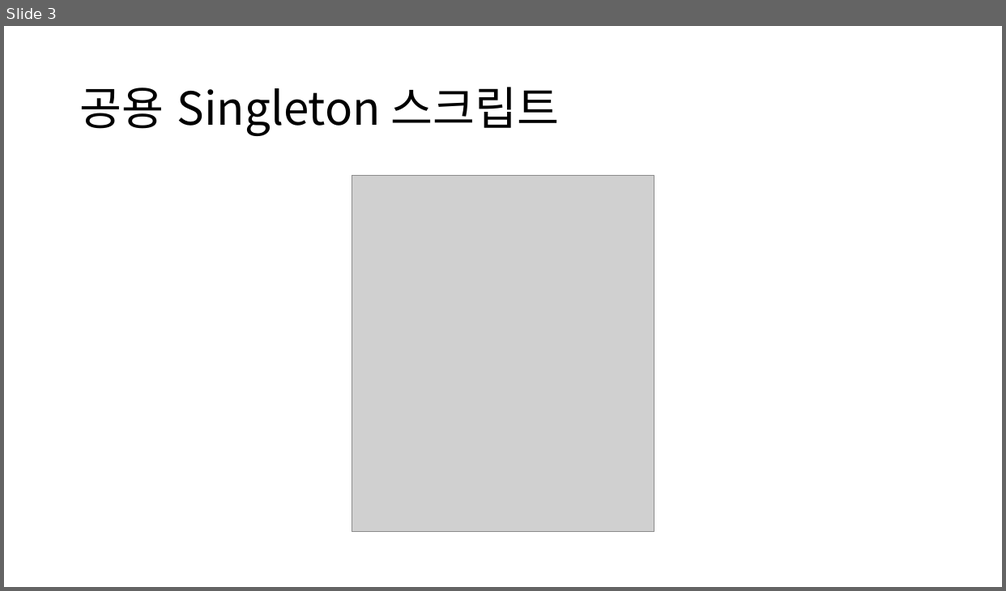
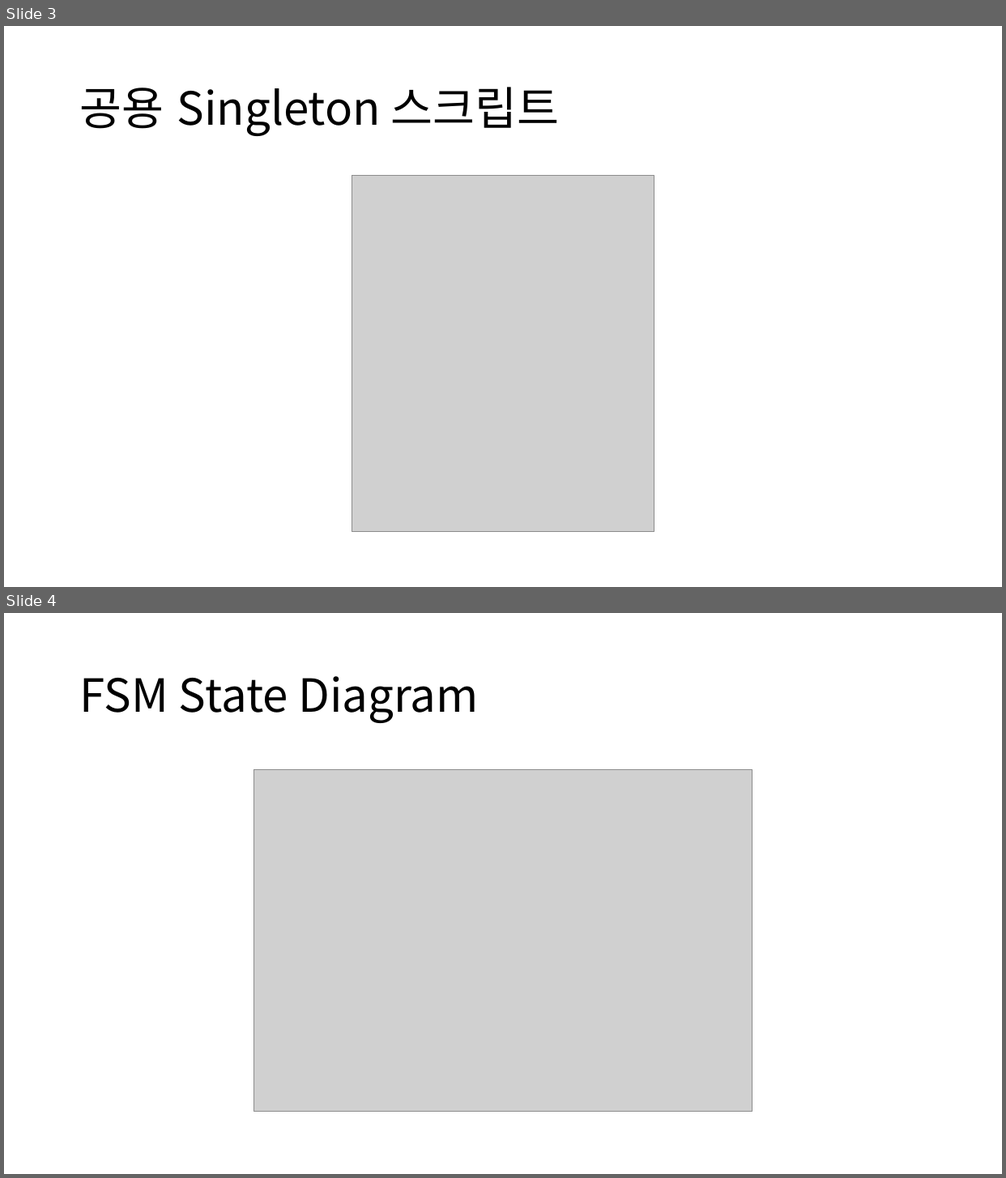
Before and after one commit to hanabi2356/Skul, a slide deck: 코드 사진.pptm. Shown one above the other, each under a label of ours: slide 3 before the commit, slides 3 and 4 after it. The pictures are 1006x591 and 1006x1178 pixels, drawn with LibreOffice and Linux fonts; fonts in the diff are those of the drawing; grey boxes stand for pictures. Boxes give left, top, right and bottom in pixels: in the first picture for what was removed or moved away, otherwise in the second. Text is boxed around its words. In the diff, an @@ line names an element or a change of style, - is before the commit and + after.

Commit message:
StateEnum 위치 변경

```diff
--- a/코드 사진.pptm
+++ b/코드 사진.pptm
@@ slide 4 added at (x1=4, y1=613, x2=1002, y2=1174), background #FFFFFF @@
@@ title added at (x1=80, y1=676, x2=479, y2=723), 44 pt, text #000000 @@
+FSM State Diagram
@@ picture added at (x1=254, y1=769, x2=752, y2=1112) @@
```
Also in this commit, not shown: 1 other slide added, 7 other files.
